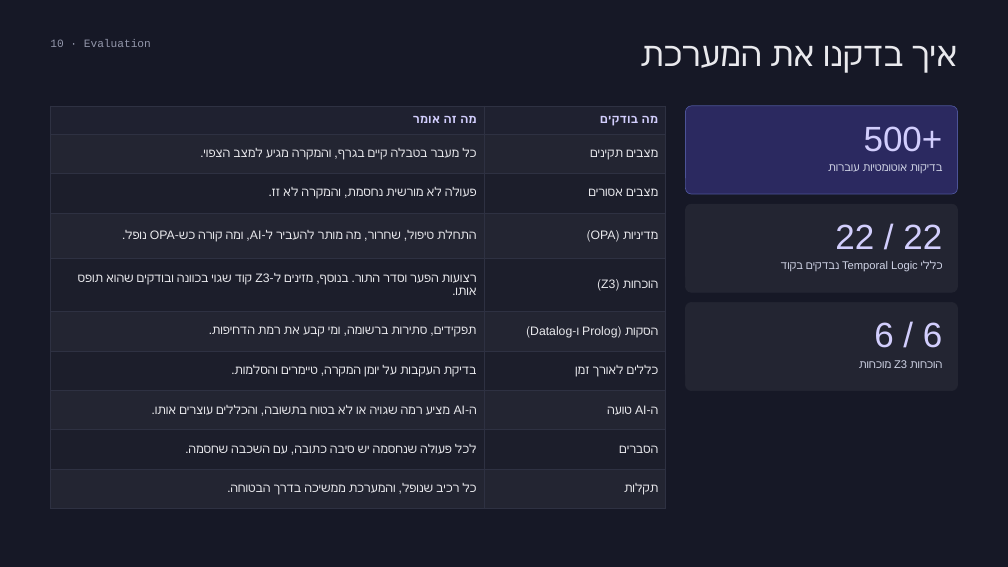
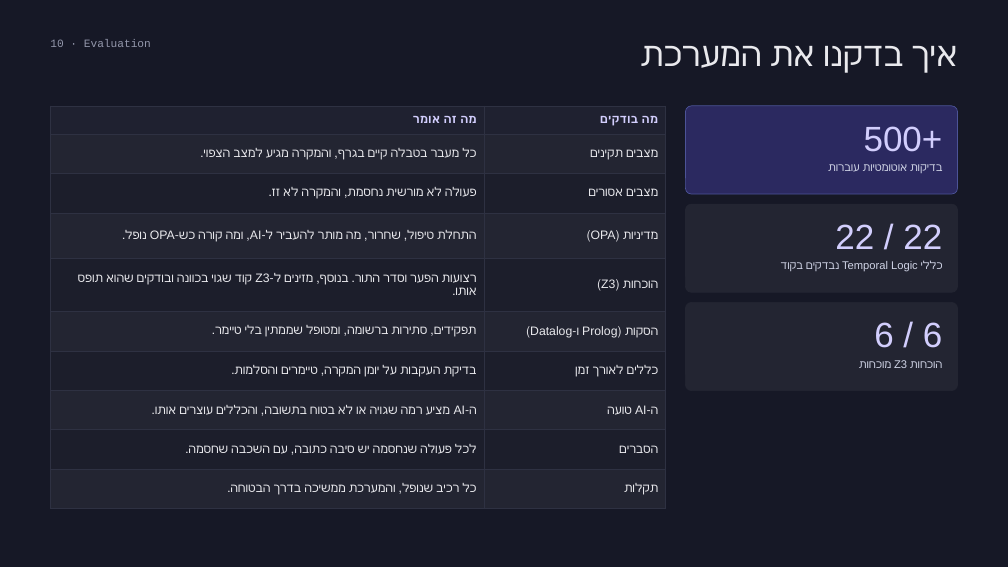
Before and after one commit to aoTeisha/triage-guard, a slide deck: slide 10 of docs/Triage_Guard_Presentation.pptx. Drawn at 1008x567 pixels with LibreOffice and Linux fonts; fonts in the diff are those of the drawing. Boxes give left, top, right and bottom in pixels: in the first picture for what was removed or moved away, otherwise in the second. Text is boxed around its words. In the diff, an @@ line names an element or a change of style, - is before the commit and + after.

```diff
--- a/docs/Triage_Guard_Presentation.pptx
+++ b/docs/Triage_Guard_Presentation.pptx
@@ table at (x1=50, y1=106, x2=665, y2=499) @@
-row 6, column 1: תפקידים, סתירות ברשומה, ומי קבע את רמת הדחיפות.
+row 6, column 1: תפקידים, סתירות ברשומה, ומטופל שממתין בלי טיימר.
```
Also in this commit, not shown: 4 other slides changed, 25 other files.
